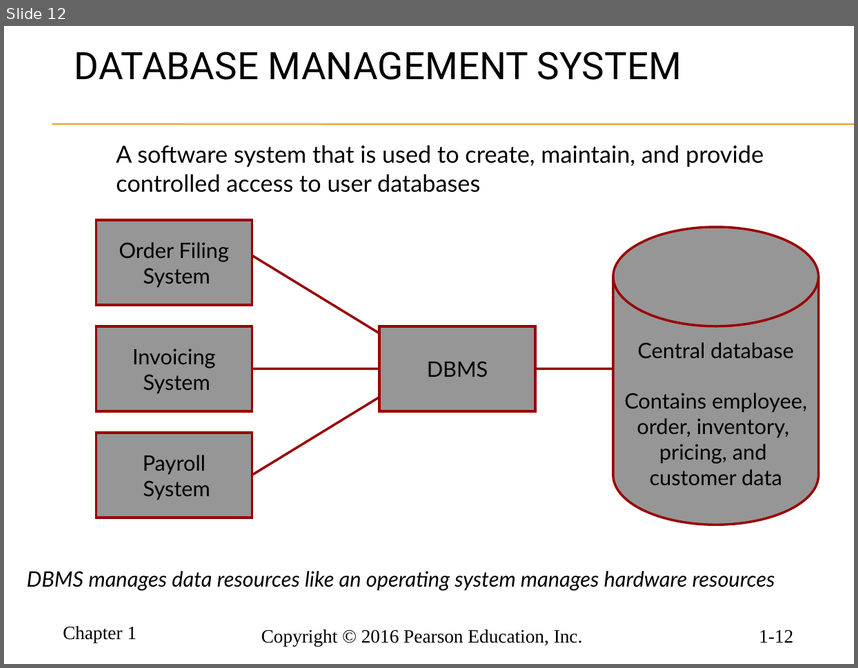
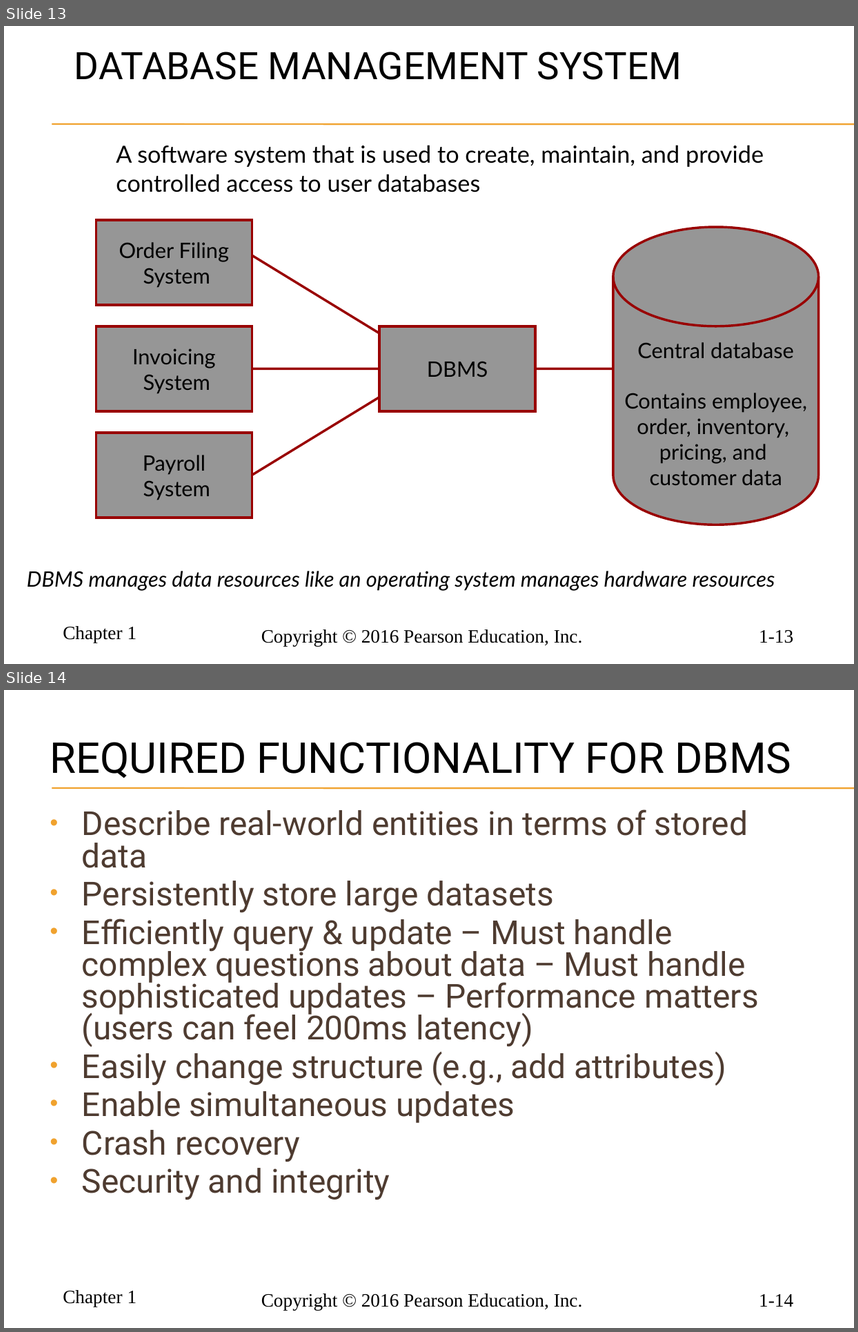
Before and after one commit to ccrngd1/SCTD-DWD271-IntroDB, a slide deck: hoffer_mdm12e_pp_ch01.pptx. Shown one above the other, each under a label of ours: slide 12 before the commit, slides 13 and 14 after it. The pictures are 858x668 and 858x1332 pixels, drawn with LibreOffice and Linux fonts; fonts in the diff are those of the drawing; background and template pictures are left out. Boxes give left, top, right and bottom in pixels: in the first picture for what was removed or moved away, otherwise in the second. Text is boxed around its words. In the diff, an @@ line names an element or a change of style, - is before the commit and + after.

```diff
--- a/hoffer_mdm12e_pp_ch01.pptx
+++ b/hoffer_mdm12e_pp_ch01.pptx
@@ slide 14 added at (x1=4, y1=690, x2=854, y2=1328), background picture (left out); not listed: 5 template elements that a slide beside it also shows @@
@@ title added at (x1=50, y1=742, x2=791, y2=778), 36 pt, text #000000 @@
+REQUIRED FUNCTIONALITY FOR DBMS
@@ text added at (x1=82, y1=809, x2=759, y2=1200), 28 pt, text #4E3B30 @@
+• Describe real-world entities in terms of stored data
+• Persistently store large datasets
+• Efficiently query & update – Must handle complex questions about data – Must handle sophisticated updates – Performance matters (users can feel 200ms latency)
+• Easily change structure (e.g., add attributes)
+• Enable simultaneous updates
+• Crash recovery
+• Security and integrity
@@ what was slide 12 is now slide 13 @@
@@ page number at (x1=759, y1=630, x2=793, y2=643): text changed @@
-1-12
+1-13
```
Also in this commit, not shown: 1 slide changed, 3 other slides added, 15 slides removed, 6 other files.
